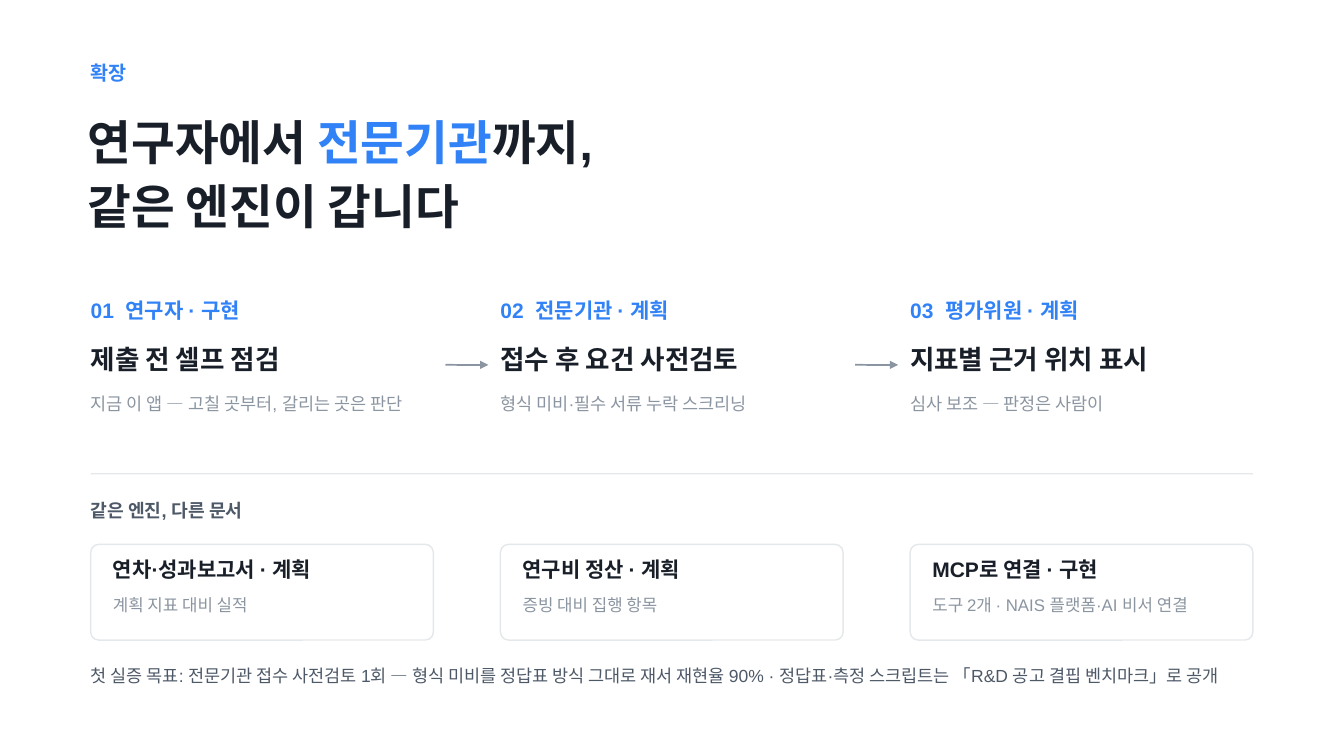
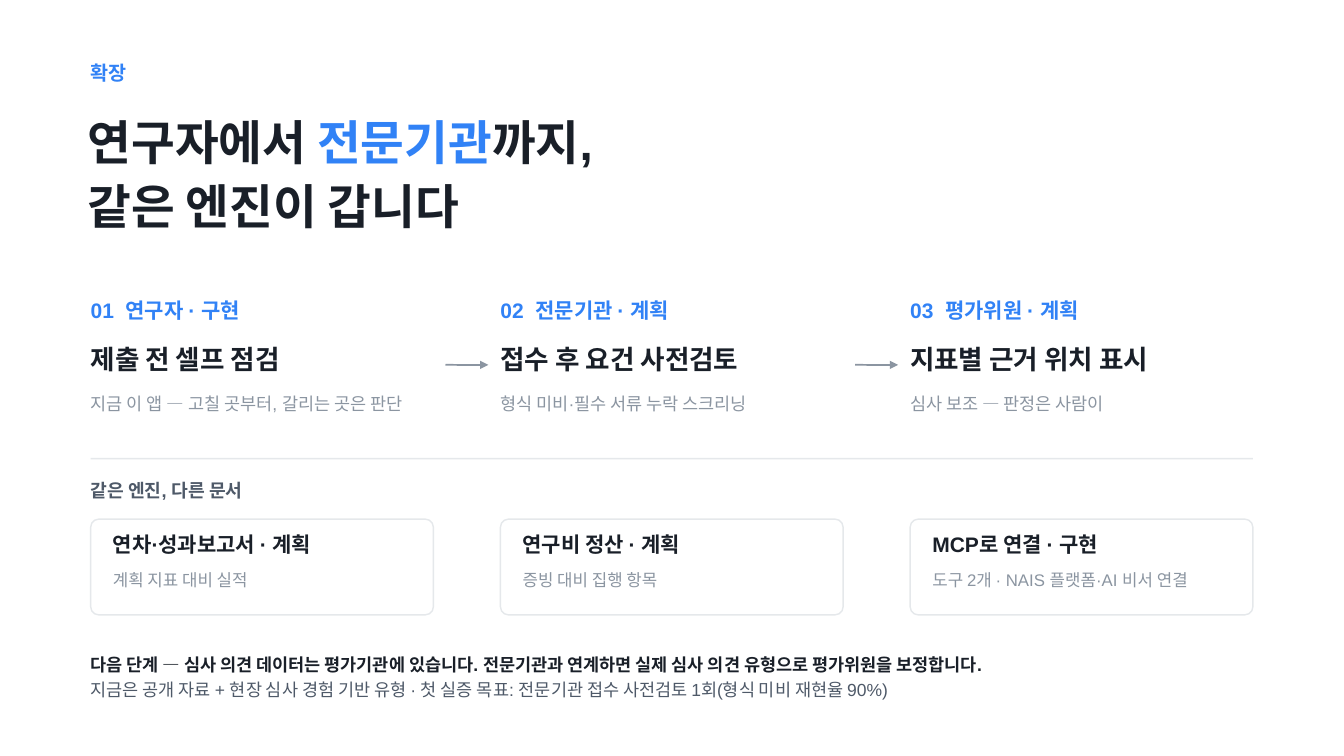
Before and after one commit to Ryugi62/rfp-to-fit, a slide deck: slide 10 of deliver/deck/RFP-to-Fit_루미아.pptx. Drawn at 1344x756 pixels with LibreOffice and Linux fonts; fonts in the diff are those of the drawing. Boxes give left, top, right and bottom in pixels: in the first picture for what was removed or moved away, otherwise in the second. Text is boxed around its words. In the diff, an @@ line names an element or a change of style, - is before the commit and + after.

```diff
--- a/deliver/deck/RFP-to-Fit_루미아.pptx
+++ b/deliver/deck/RFP-to-Fit_루미아.pptx
@@ text "같은 엔진, 다른 문서": place and size @@
-text "같은 엔진, 다른 문서" at (91, 501, 242, 520)
+text "같은 엔진, 다른 문서" at (91, 481, 242, 500)
@@ line moved from (91, 474) - (1253, 474) to (91, 459) - (1253, 459) @@
@@ 6 texts, 3 rounded rectangles: place and size @@
-6 texts, 3 rounded rectangles at (91, 544, 1253, 640)
+6 texts, 3 rounded rectangles at (91, 519, 1253, 615)
@@ text at (91, 656, 982, 700): text changed; text colour #4E5968 to #191F28; bold on @@
-첫 실증 목표: 전문기관 접수 사전검토 1회 — 형식 미비를 정답표 방식 그대로 재서 재현율 90% · 정답표·측정 스크립트는 「R&D 공고 결핍 벤치마크」로 공개
+다음 단계 — 심사 의견 데이터는 평가기관에 있습니다. 전문기관과 연계하면 실제 심사 의견 유형으로 평가위원을 보정합니다.
+지금은 공개 자료 + 현장 심사 경험 기반 유형 · 첫 실증 목표: 전문기관 접수 사전검토 1회(형식 미비 재현율 90%)
```
Also in this commit, not shown: 8 other slides changed, 1 slide added, 1 slide removed, 39 other files.
